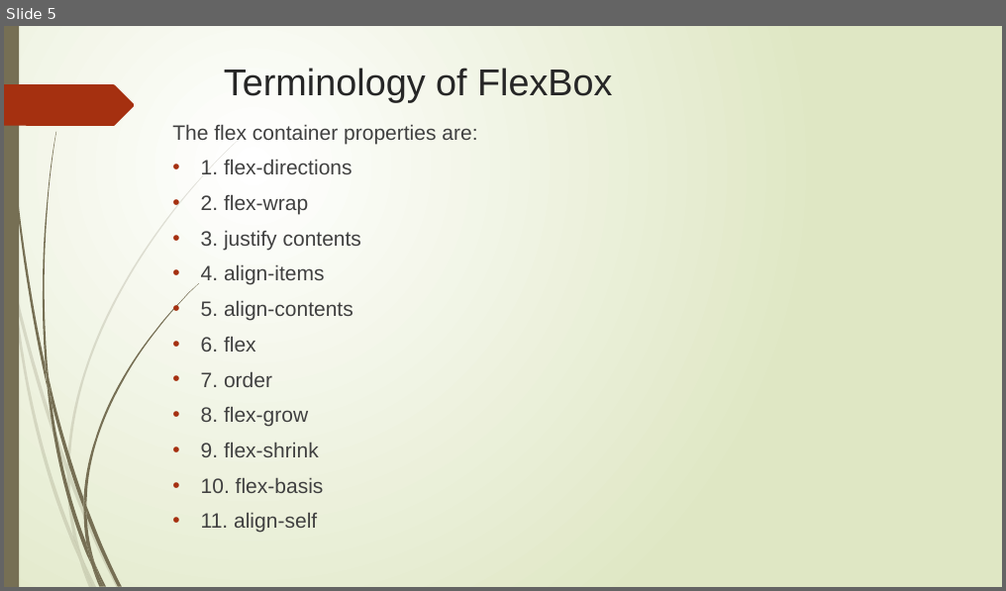
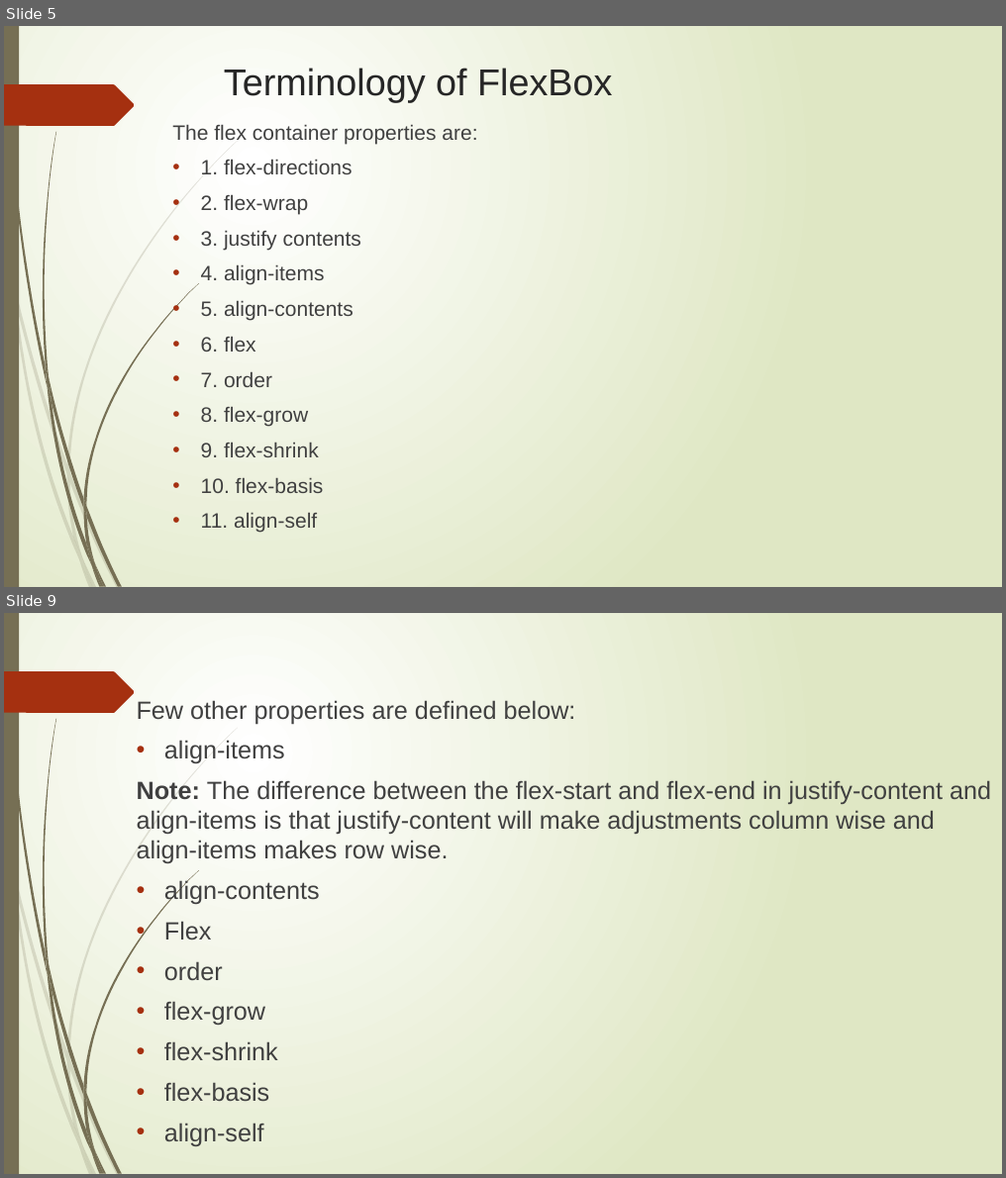
Before and after one commit to Rithima-Reddy/CSS-FLEXBOX, a slide deck: Group No.pptx. Shown one above the other, each under a label of ours: slide 5 before the commit, slides 5 and 9 after it; the slides between them are not shown. The pictures are 1006x591 and 1006x1178 pixels, drawn with LibreOffice and Linux fonts; fonts in the diff are those of the drawing. Boxes give left, top, right and bottom in pixels: in the first picture for what was removed or moved away, otherwise in the second. Text is boxed around its words. In the diff, an @@ line names an element or a change of style, - is before the commit and + after.

```diff
--- a/Group No.pptx
+++ b/Group No.pptx
@@ slide 9 added at (4, 613, 1002, 1174), background gradient #FFFFFF to #DFE8C4; not listed: 24 template elements that a slide beside it also shows @@
@@ text added at (137, 700, 991, 1147), 24 pt, text #404040 @@
+Few other properties are defined below:
+• align-items
+Note: The difference between the flex-start and flex-end in justify-content and align-items is that justify-content will make adjustments column wise and align-items makes row wise.
+• align-contents
+• Flex
+• order
+• flex-grow
+• flex-shrink
+• flex-basis
+• align-self
```
Also in this commit, not shown: 5 slides changed, 2 other slides added, 1 slide removed.
